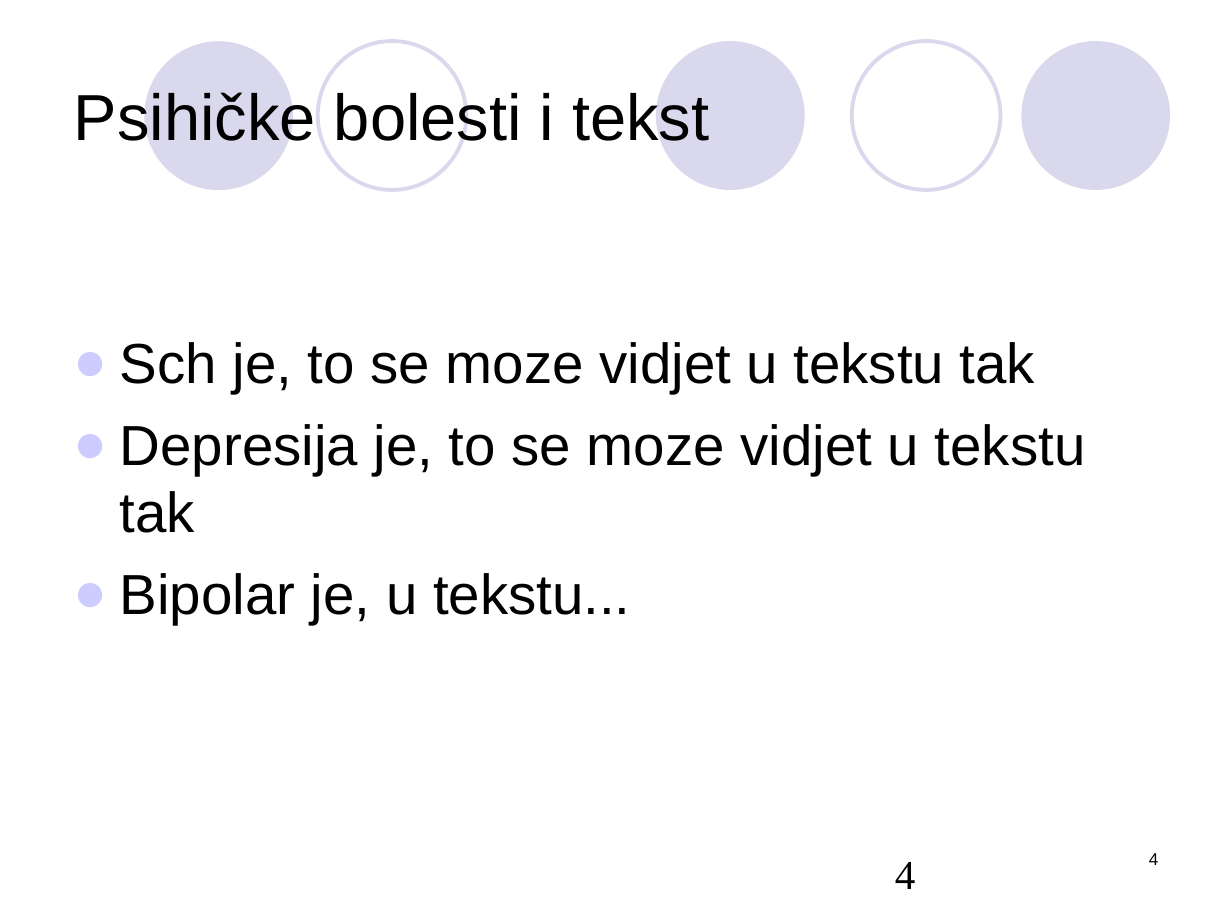
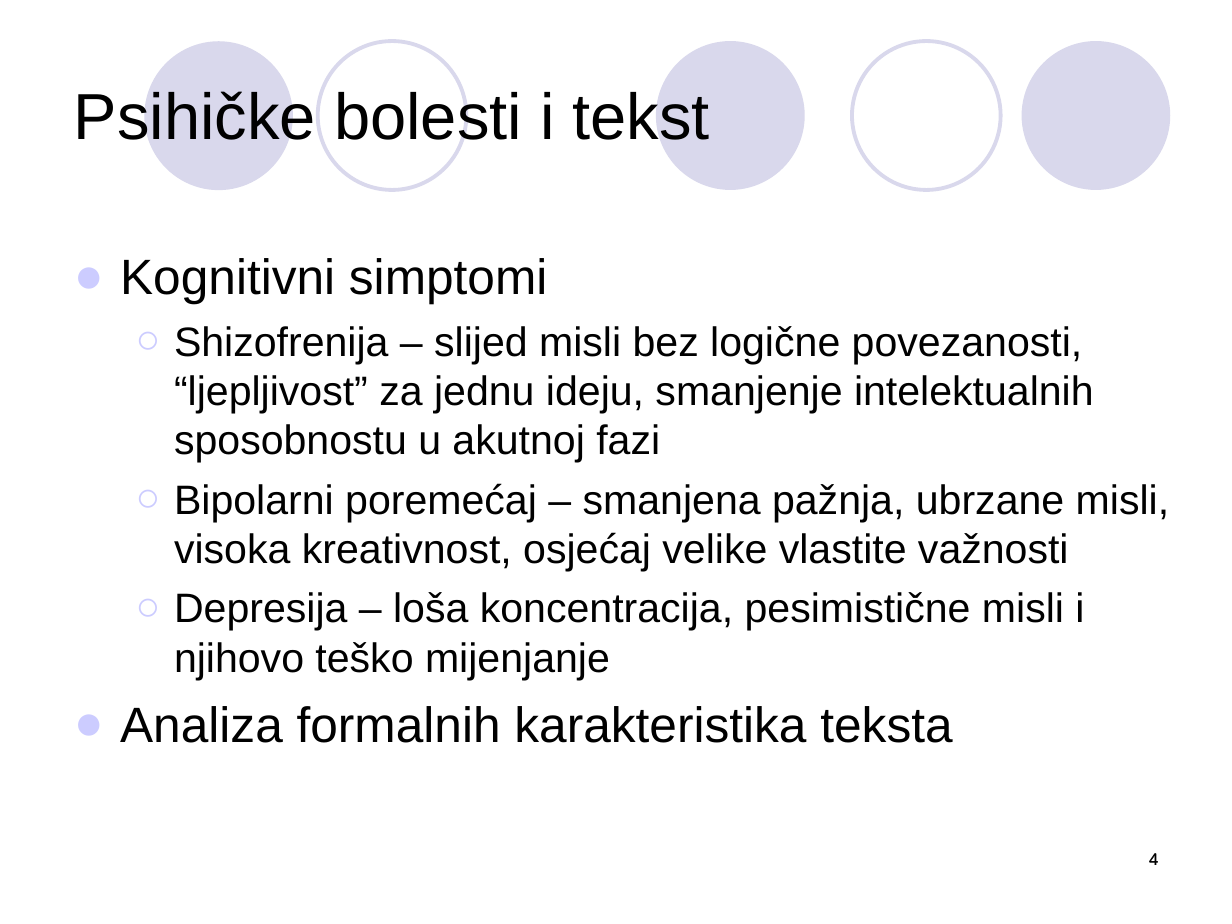
Before and after one commit to Monk-NT/hr-mental-health, a slide deck: slide 4 of docs/Grdjan.ppt. Drawn at 1232x924 pixels with LibreOffice and Linux fonts; fonts in the diff are those of the drawing. Boxes give left, top, right and bottom in pixels: in the first picture for what was removed or moved away, otherwise in the second. Text is boxed around its words. In the diff, an @@ line names an element or a change of style, - is before the commit and + after.

```diff
--- a/docs/Grdjan.ppt
+++ b/docs/Grdjan.ppt
@@ text at (120,258,1170,743): text changed; size 33 to 24 pt @@
-● Sch je, to se moze vidjet u tekstu tak
-● Depresija je, to se moze vidjet u tekstu tak
-● Bipolar je, u tekstu...
+● Kognitivni simptomi
+  ○ Shizofrenija – slijed misli bez logične povezanosti, “ljepljivost” za jednu ideju, smanjenje intelektualnih sposobnostu u akutnoj fazi
+  ○ Bipolarni poremećaj – smanjena pažnja, ubrzane misli, visoka kreativnost, osjećaj velike vlastite važnosti
+  ○ Depresija – loša koncentracija, pesimistične misli i njihovo teško mijenjanje
+● Analiza formalnih karakteristika teksta
@@ page number at (883,841,1170,903): size 24 to 10 pt; alignment left to right; indent changed @@
```
Also in this commit, not shown: 13 other slides changed, 2 other files.
